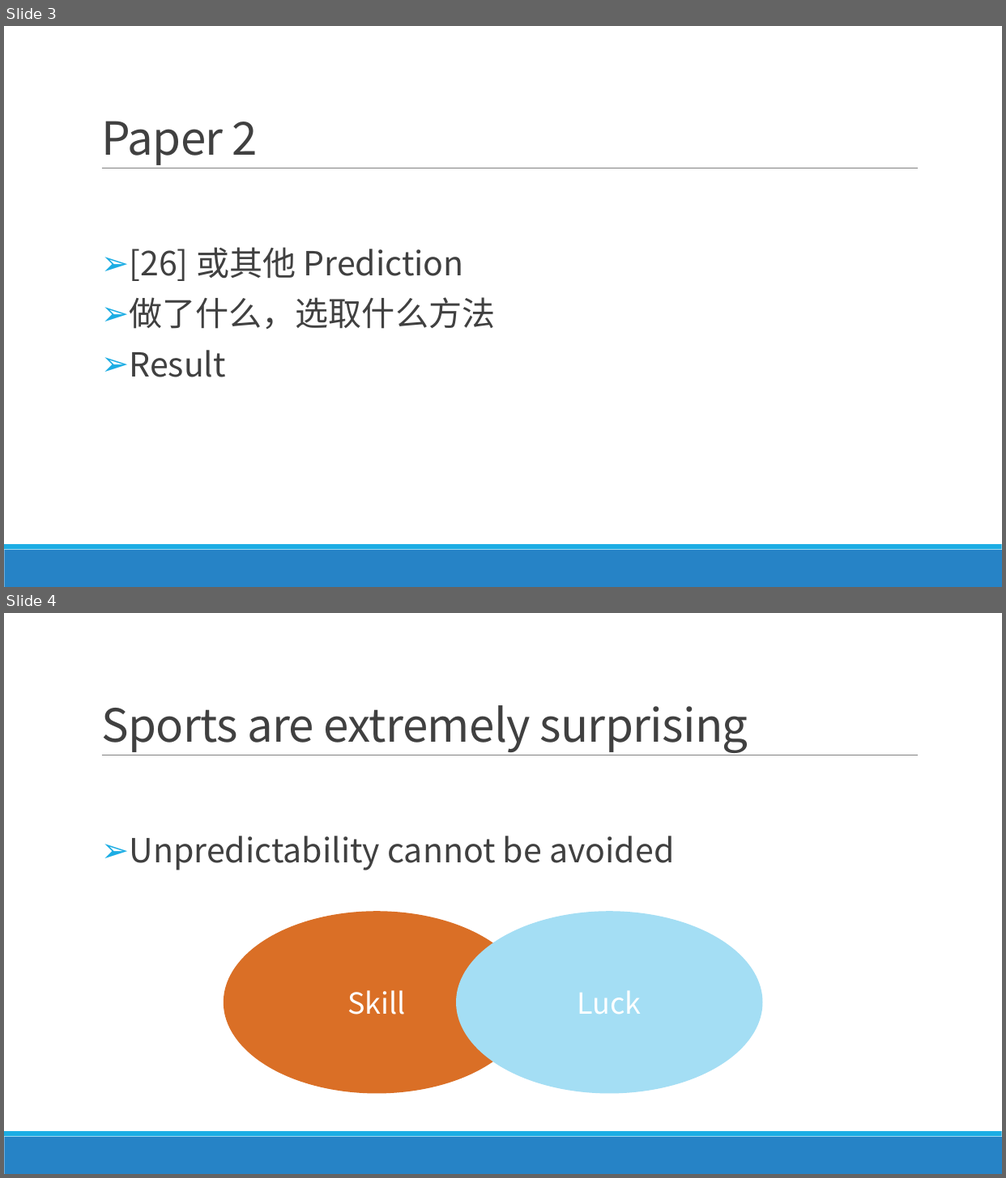
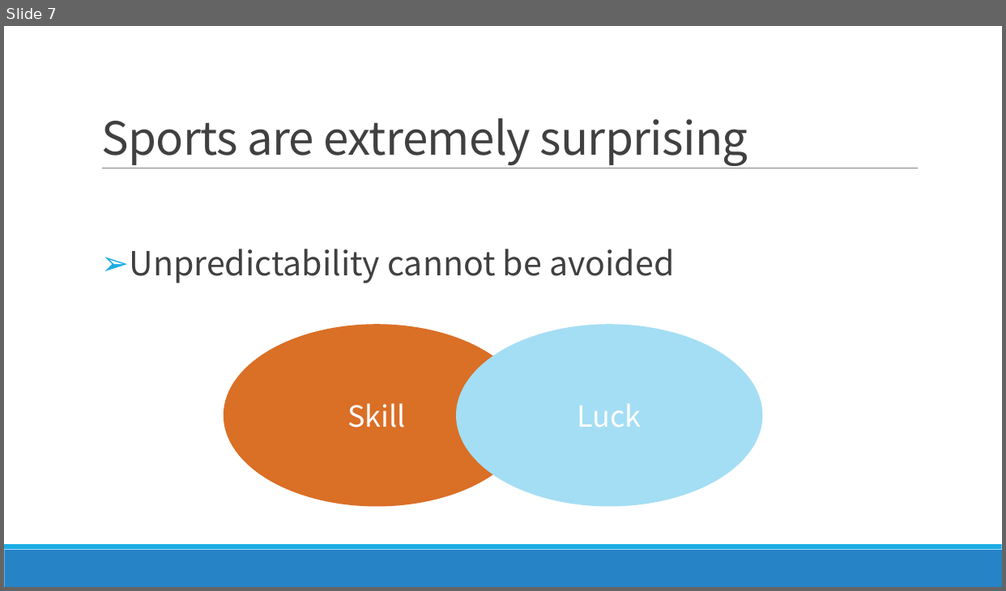
Before and after one commit to FindNorthStar/DataMining, a slide deck: homework_1/Luck is Hard to Beat The Difficulty of Sports Prediction.pptx. Shown one above the other, each under a label of ours: slides 3 and 4 before the commit, slide 7 after it. The pictures are 1006x1178 and 1006x591 pixels, drawn with LibreOffice and Linux fonts; fonts in the diff are those of the drawing. Boxes give left, top, right and bottom in pixels: in the first picture for what was removed or moved away, otherwise in the second. Text is boxed around its words. In the diff, an @@ line names an element or a change of style, - is before the commit and + after.

Commit message:
Update the ppt (Paper1 & Paper 2)

```diff
--- a/homework_1/Luck is Hard to Beat The Difficulty of Sports Prediction.pptx
+++ b/homework_1/Luck is Hard to Beat The Difficulty of Sports Prediction.pptx
@@ slide 3 removed at <box>4,26,1002,587</box>, background #FFFFFF; not listed: 3 template elements that a slide beside it also shows @@
@@ title removed at <box>101,121,258,165</box> @@
-Paper 2
@@ text removed at <box>129,247,495,378</box> @@
-➢ [26] 或其他 Prediction
-➢ 做了什么，选取什么方法
-➢ Result
@@ what was slide 4 is now slide 7 @@
```
Also in this commit, not shown: 1 slide changed, 5 slides added, 1 other slide removed.
